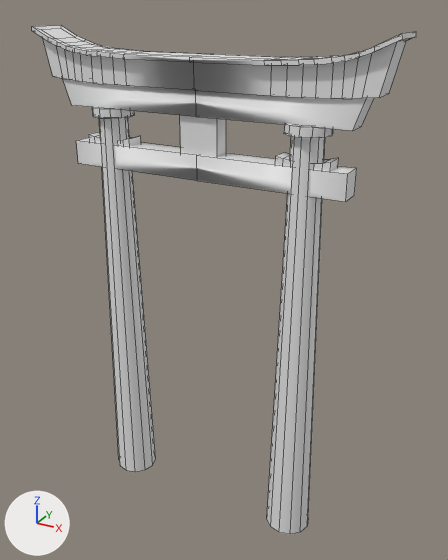
Before and after pictures for a commit that changed the FBX model Assets/AssetPacks/C0/japaneseportal.fbx.
Camera for both pictures: a 50 mm camera at (5.48, -9.23, 9.68) aimed at (0.26, 0.27, 4.93). Every picture has the same lights, and +X, +Y and +Z are marked at lower left. Mesh edges are drawn as thin lines.
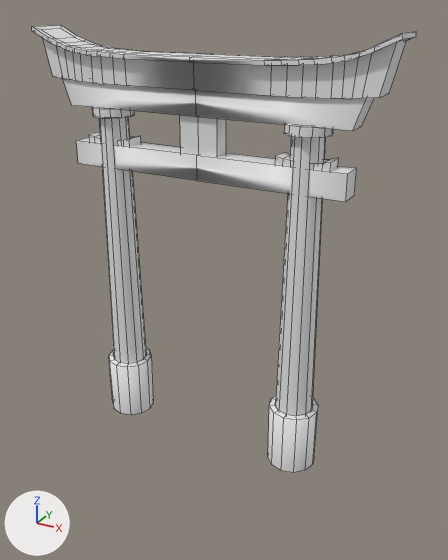
Changed parts and their boxes (x1, y1, x2, y2) in the pictures (448 x 560 px):
'Cylinder', reshaped
    before: (62, 78, 374, 534)
    after: (62, 78, 374, 416)
'Cylinder.001', added
    after: (109, 348, 318, 473)
part 1 of me_cylinder_001, cut back
    before: (267, 137, 325, 534)
    after: (275, 137, 325, 416)
part 2 of me_cylinder_001, cut back
    before: (99, 117, 156, 472)
    after: (99, 117, 146, 363)
part 3 of me_cylinder_001, built on
    both: (180, 115, 217, 157)

What changed in the scene script:
```text
Change me_cylinder_001:
    used by ob_cylinder; location = (0.0, 0.0, 0.0)
    verts and faces of me_cylinder_001; kept vertices keep their numbers, new ones are numbered from 216
    before: 0 (1.91, 0.43, 0.0), 2 (2.12, 0.37, 0.0), 4 (2.28, 0.22, 0.0) at pixel (308, 518), 6 (2.34, 0.0, 0.0) at pixel (307, 526), 8 (2.28, -0.22, 0.0) at pixel (300, 532)
    before: 10 (2.12, -0.37, 0.0) at pixel (290, 534), 12 (1.91, -0.43, 0.0) at pixel (279, 532), 14 (1.69, -0.37, 0.0) at pixel (270, 526), 16 (1.53, -0.22, 0.0) at pixel (266, 518), 18 (1.48, 0.0, 0.0)
    before: 20 (1.53, 0.22, 0.0), 22 (1.69, 0.37, 0.0)
    before: 76 (-1.91, 0.43, 0.0), 78 (-2.12, 0.37, 0.0), 80 (-2.28, 0.22, 0.0), 82 (-2.34, 0.0, 0.0), 84 (-2.28, -0.22, 0.0) at pixel (118, 459)
    before: 86 (-2.12, -0.37, 0.0) at pixel (120, 465), 88 (-1.91, -0.43, 0.0) at pixel (126, 470), 90 (-1.69, -0.37, 0.0) at pixel (135, 471), 92 (-1.53, -0.22, 0.0) at pixel (145, 469), 94 (-1.48, 0.0, 0.0) at pixel (152, 465)
    before: 96 (-1.53, 0.22, 0.0) at pixel (155, 458), 98 (-1.69, 0.37, 0.0) at pixel (154, 452)
    remove me_cylinder_001.from_pydata(...)  # 216 vertices, 188 faces; spans x -2.86..2.86, y -0.43..0.43, z 0.0..8.52
    add me_cylinder_001.from_pydata(...)  # 220 vertices, 190 faces; spans x -2.86..2.86, y -0.38..0.38, z 2.08..8.52
    me_cylinder_001 part 1
    add delete_faces([(0, 2, 4, 6, 8, 10, 12, 14, 16, 18, 20, 22)])
    add verts[0] = (1.91, 0.36, 2.08)  # moved
    add verts[2] = (2.09, 0.31, 2.08)  # moved
    add verts[4] = (2.22, 0.18, 2.08)  # moved
    add verts[6] = (2.27, 0.0, 2.08)  # moved
    add verts[8] = (2.22, -0.18, 2.08)  # moved
    add verts[10] = (2.09, -0.31, 2.08)  # moved
    add verts[12] = (1.91, -0.36, 2.08)  # moved
    add verts[14] = (1.73, -0.31, 2.08)  # moved
    add verts[16] = (1.59, -0.18, 2.08)  # moved
    add verts[18] = (1.55, 0.0, 2.08)  # moved
    add verts[20] = (1.59, 0.18, 2.08)  # moved
    add verts[22] = (1.73, 0.31, 2.08)  # moved
    me_cylinder_001 part 2
    add delete_faces([(76, 98, 96, 94, 92, 90, 88, 86, 84, 82, 80, 78)])
    add verts[76] = (-1.91, 0.36, 2.08)  # moved
    add verts[78] = (-2.09, 0.31, 2.08)  # moved
    add verts[80] = (-2.22, 0.18, 2.08)  # moved
    add verts[82] = (-2.27, 0.0, 2.08)  # moved
    add verts[84] = (-2.22, -0.18, 2.08)  # moved
    add verts[86] = (-2.09, -0.31, 2.08)  # moved
    add verts[88] = (-1.91, -0.36, 2.08)  # moved
    add verts[90] = (-1.73, -0.31, 2.08)  # moved
    add verts[92] = (-1.59, -0.18, 2.08)  # moved
    add verts[94] = (-1.55, 0.0, 2.08)  # moved
    add verts[96] = (-1.59, 0.18, 2.08)  # moved
    add verts[98] = (-1.73, 0.31, 2.08)  # moved
    me_cylinder_001 part 3
    4 faces are deleted
    4 vertices are added at (0.0, 0.16, 7.22), (0.0, 0.16, 8.21), (0.0, -0.16, 7.22), (0.0, -0.16, 8.21)
    8 new faces join them
Add me_cylinder_002:
    me_cylinder_002.from_pydata(...)  # 72 vertices, 50 faces; spans x -2.37..2.37, y -0.46..0.46, z 1.59..2.81
Add ob_cylinder_001:
    ob_cylinder_001 = bpy.data.objects.new('Cylinder.001', me_cylinder_002)
    ob_cylinder_001.location = (0.0, 0.0, 0.0)
```
